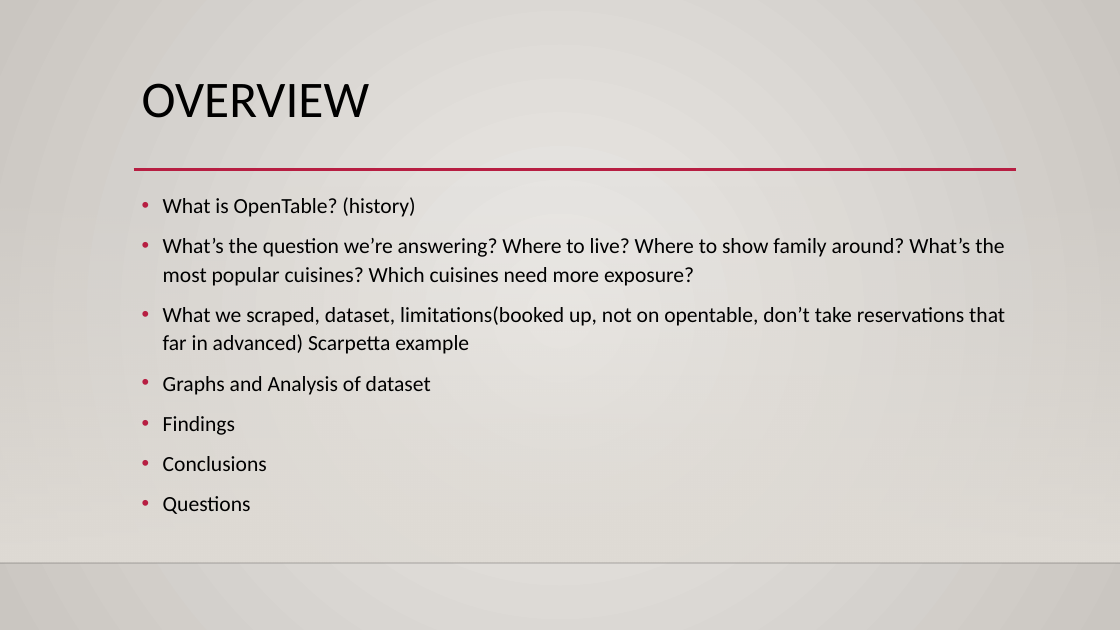
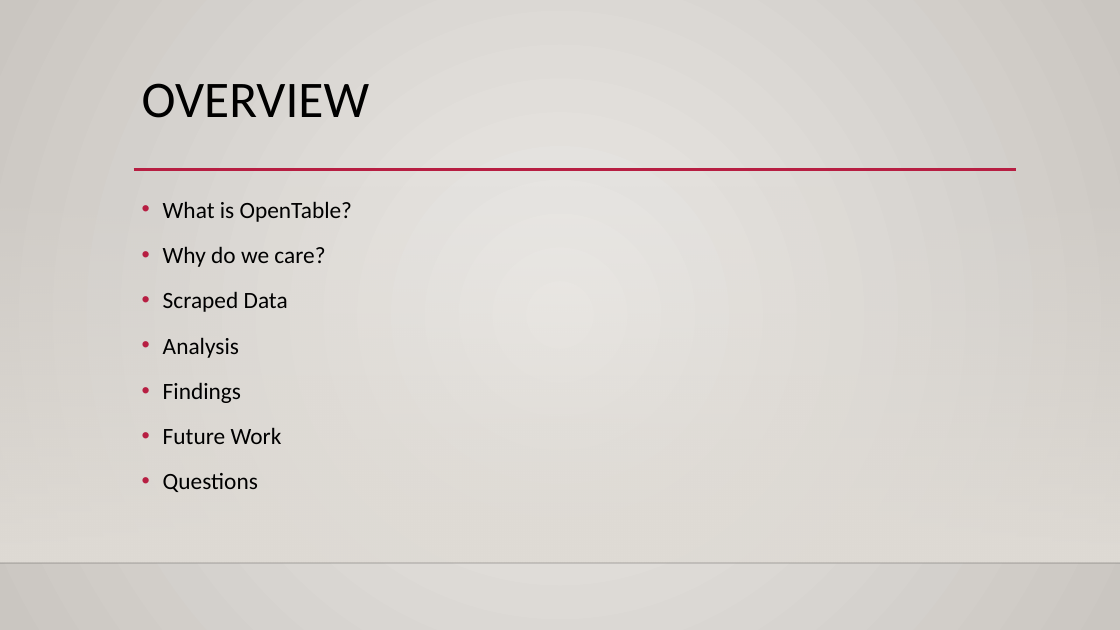
Before and after one commit to qnguyen793/Web_Scraping_Project, a slide deck: slide 2 of Open Table Presentation.pptx. Drawn at 1120x630 pixels with LibreOffice and Linux fonts; fonts in the diff are those of the drawing; background and template pictures are left out. Boxes give left, top, right and bottom in pixels: in the first picture for what was removed or moved away, otherwise in the second. Text is boxed around its words. In the diff, an @@ line names an element or a change of style, - is before the commit and + after.

Commit message:
Data analysis in jupyter notebook and made powerpoint

```diff
--- a/Open Table Presentation.pptx
+++ b/Open Table Presentation.pptx
@@ text at [163,201,352,358]: text changed; size 18.5 to 20 pt @@
-• What is OpenTable? (history)
-• What’s the question we’re answering? Where to live? Where to show family around? What’s the most popular cuisines? Which cuisines need more exposure?
-• What we scraped, dataset, limitations(booked up, not on opentable, don’t take reservations that far in advanced) Scarpetta example
-• Graphs and Analysis of dataset
+• What is OpenTable?
+• Why do we care?
+• Scraped Data
+• Analysis
@@ text at [163,382,258,492]: size 18.5 to 20 pt in "Findings", "Questions"; line spacing 1.1 to 1.2 @@
@@ text at [163,427,282,444]: text changed; size 18.5 to 20 pt @@
-• Conclusions
+• Future Work
```
Also in this commit, not shown: 3 other slides changed, 10 slides added, 4 slides removed, 9 other files.
